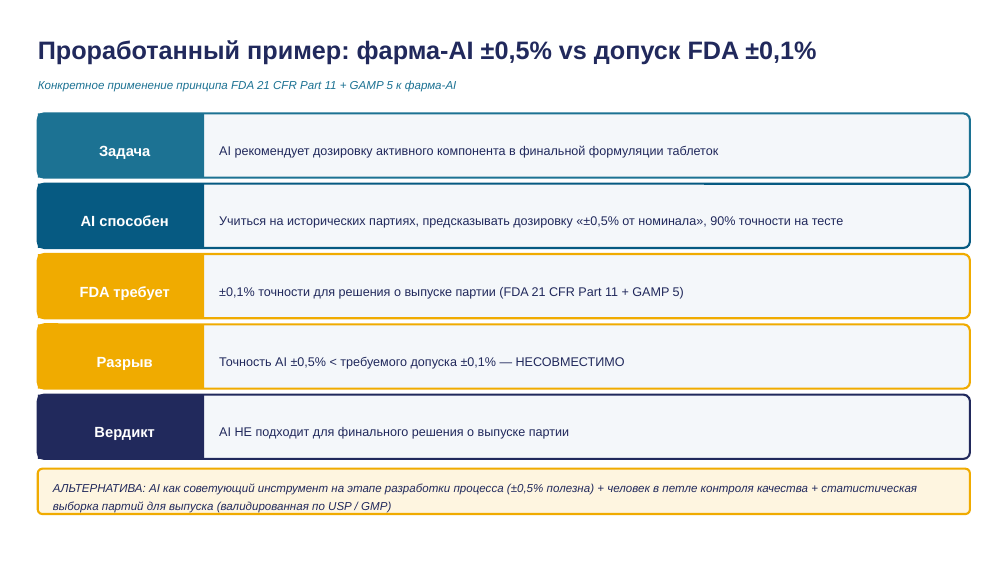
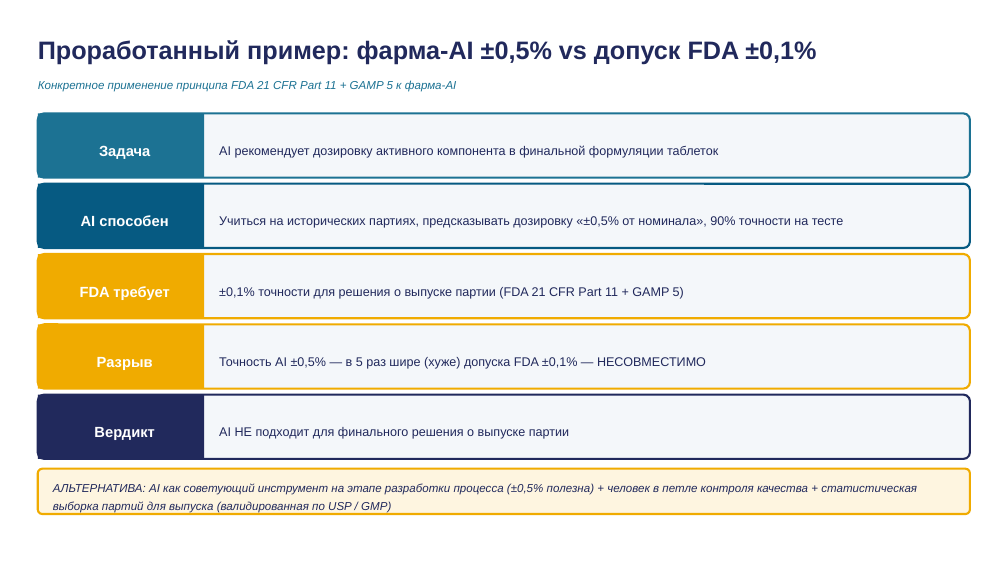
Before and after one commit to tellina-study/AI-usage-lessons, a slide deck: slide 29 of library/lectures/lec-12/rendered/lec-12.pptx. Drawn at 1008x567 pixels with LibreOffice and Linux fonts; fonts in the diff are those of the drawing. Boxes give left, top, right and bottom in pixels: in the first picture for what was removed or moved away, otherwise in the second. Text is boxed around its words. In the diff, an @@ line names an element or a change of style, - is before the commit and + after.

```diff
--- a/library/lectures/lec-12/rendered/lec-12.pptx
+++ b/library/lectures/lec-12/rendered/lec-12.pptx
@@ text at bbox=[219, 357, 706, 369]: text changed @@
-Точность AI ±0,5% < требуемого допуска ±0,1% — НЕСОВМЕСТИМО
+Точность AI ±0,5% — в 5 раз шире (хуже) допуска FDA ±0,1% — НЕСОВМЕСТИМО
```
Also in this commit, not shown: 20 other files.
